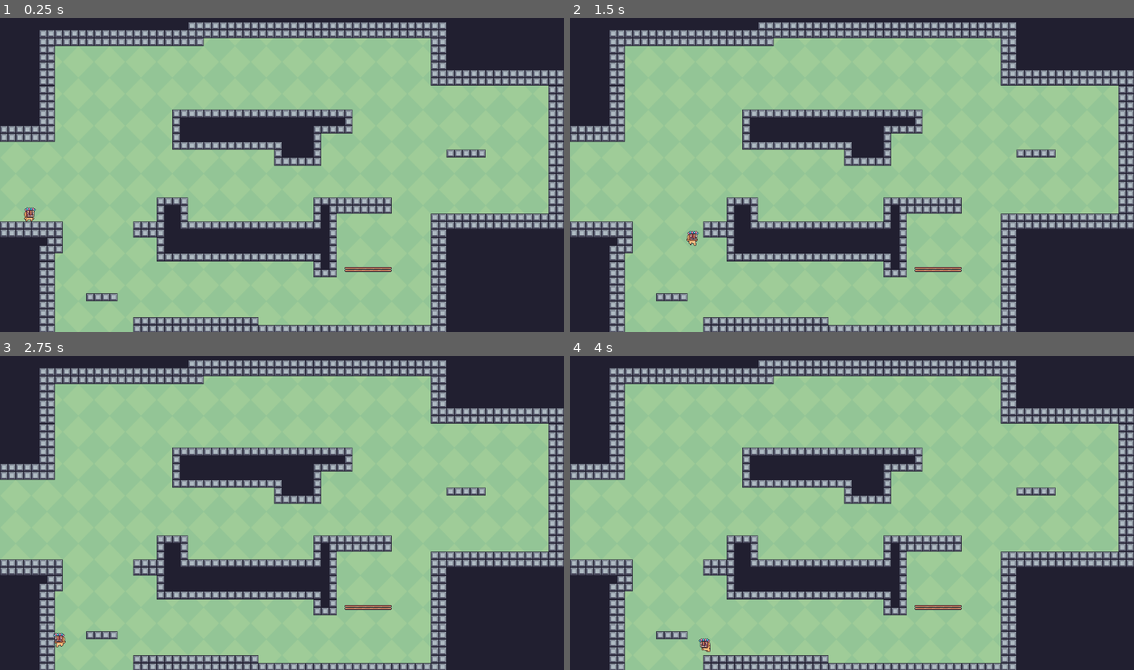
Above: before the commit, frames 1-4 (two rows, left to right).
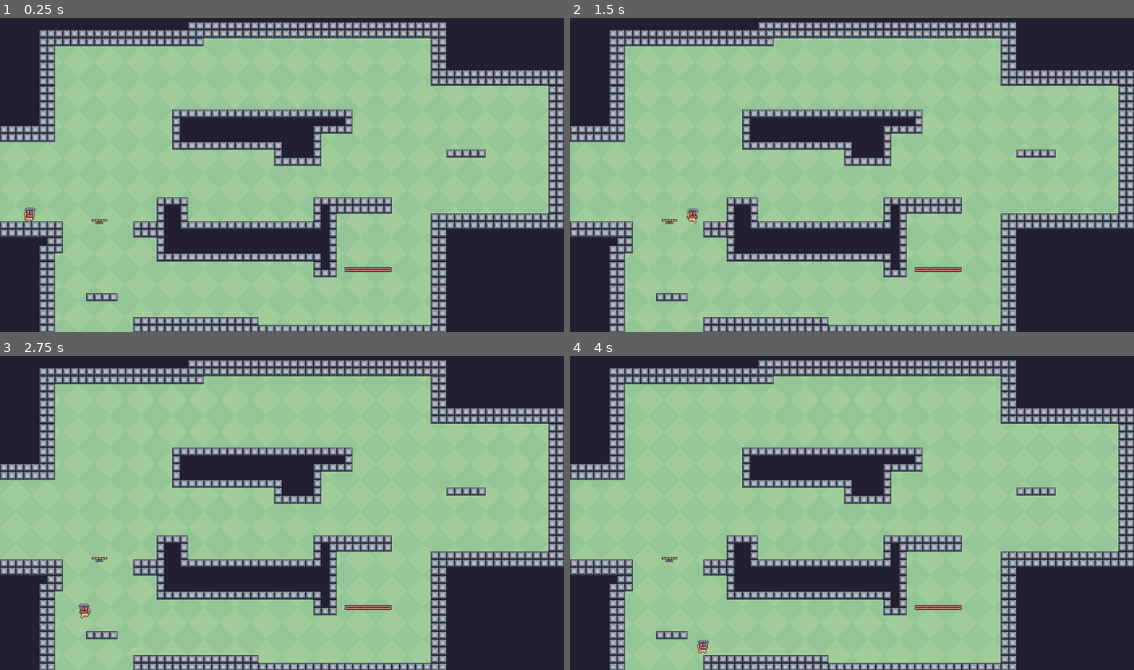
Above: after the commit, the same moments.

Repository: MrPoutineQc/godot-tp4-zwarren-jtheriault
Game: Godot game, scene res://scene/level_1/Level_1.tscn
Two runs of this game, one before a commit and one after it. Both use one fixed random seed, a clock stepped at 60 frames per second and the inputs below.
Inputs:
- Up to frame 1 (0.25 s): no input
- Up to frame 2 (1.5 s): tap Enter at 0.5 s; hold D (right) from 0.53 s (still down); tap Space (jump) at 0.77 s
- Up to frame 3 (2.75 s): tap Space (jump) at 1.52 s; release D (right) at 2.03 s; hold A (left) from 2.03 s (still down)
- Up to frame 4 (4 s): release A (left) at 2.78 s; hold D (right) from 2.78 s (still down); tap Space (jump) at 3.02, 3.5, 3.77 s

The runs differ from the first frame. In frame 1, less than 0.1% of the frame differs, in the area x 16-20%, y 64-66%; in frame 2, 0.2%, in the area x 16-23%, y 60-73%; in frame 3, 0.2%; in frame 4, 0.1%.

Commit message:
platforme

Diff:
--- a/projet/scene/level_1/level_1_map.tscn
+++ b/projet/scene/level_1/level_1_map.tscn
@@ -365,5 +365,4 @@
 texture = ExtResource("5_gee8m")
 
 [node name="platforme" parent="." instance=ExtResource("6_gee8m")]
-visible = false
-position = Vector2(192, 379)
+position = Vector2(203, 416)
--- a/projet/scene/trap/platforme.tscn
+++ b/projet/scene/trap/platforme.tscn
@@ -42,11 +42,13 @@
 "speed": 5.0
 }]
 
-[node name="platforme" type="Area2D"]
+[node name="platforme" type="Node2D"]
 script = ExtResource("1_i2x82")
 
-[node name="CollisionShape2D" type="CollisionShape2D" parent="."]
+[node name="CollisionShape2D" type="StaticBody2D" parent="."]
 position = Vector2(0, -2.5)
+
+[node name="CollisionShape2D" type="CollisionShape2D" parent="CollisionShape2D"]
 shape = SubResource("RectangleShape2D_i2x82")
 
 [node name="AnimatedSprite2D" type="AnimatedSprite2D" parent="."]
--- a/projet/script/trap/platforme.gd
+++ b/projet/script/trap/platforme.gd
@@ -1,6 +1,6 @@
-extends Area2D
+extends Node2D
 
 @onready var platforme = $AnimatedSprite2D
 
 func _ready() -> void:
-	platforme.play("active")
+	platforme.play("default")
